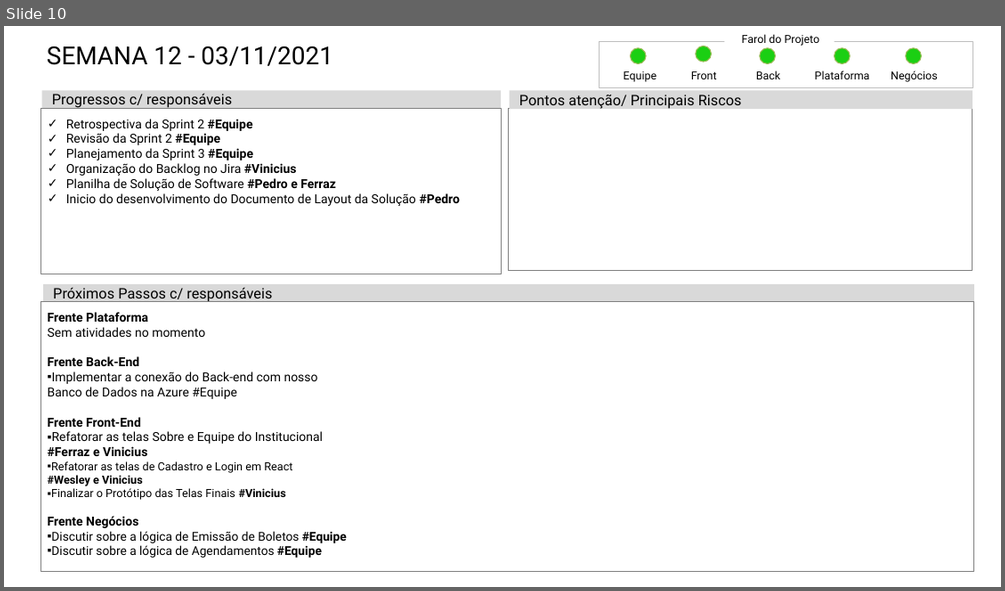
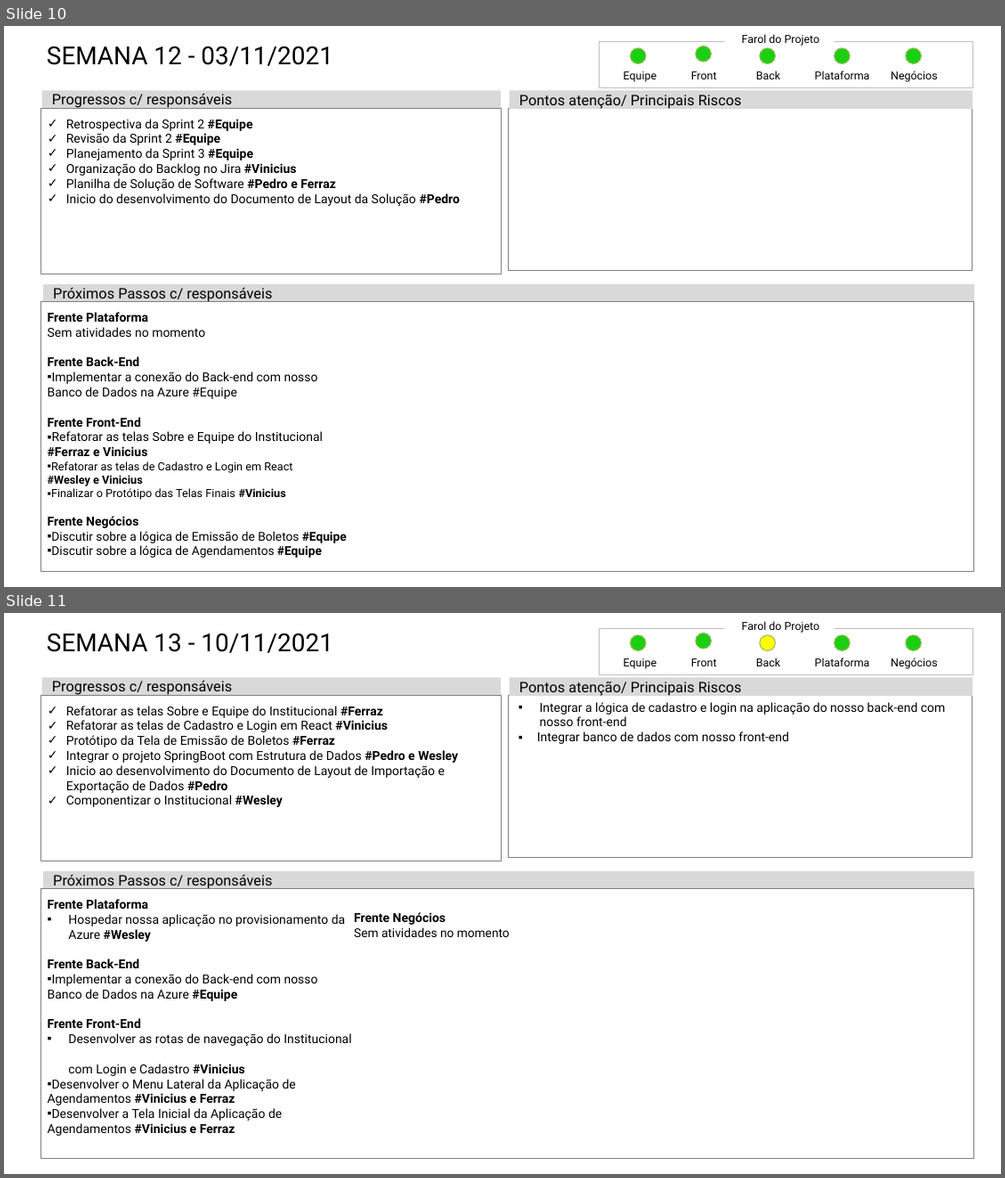
Before and after one commit to Biellferraz/Resenha, a slide deck: documentacao/status-report/Status_Report_-_Grupo_09.pptx. Shown one above the other, each under a label of ours: slide 10 before the commit, slides 10 and 11 after it. The pictures are 1005x591 and 1005x1178 pixels, drawn with LibreOffice and Linux fonts; fonts in the diff are those of the drawing. Boxes give left, top, right and bottom in pixels: in the first picture for what was removed or moved away, otherwise in the second. Text is boxed around its words. In the diff, an @@ line names an element or a change of style, - is before the commit and + after.

Commit message:
[documentação] adiciona o status report da semana 03/11 à 10/11

```diff
--- a/documentacao/status-report/Status_Report_-_Grupo_09.pptx
+++ b/documentacao/status-report/Status_Report_-_Grupo_09.pptx
@@ slide 11 added at (x1=4, y1=613, x2=1001, y2=1174), background #FFFFFF @@
@@ title added at (x1=47, y1=633, x2=333, y2=653), 26.5 pt, text #000000 @@
+SEMANA 13 - 10/11/2021
@@ rectangle added at (x1=599, y1=629, x2=972, y2=674), outline #BFBFBF 0.5 pt @@
@@ ellipse added at (x1=630, y1=635, x2=646, y2=651), fill #1BCF13, outline #9BBB59 1 pt @@
@@ ellipse added at (x1=696, y1=633, x2=712, y2=649), fill #1BCF13, outline #9BBB59 1 pt @@
@@ text added at (x1=742, y1=621, x2=820, y2=633), 11.8 pt, text #000000 @@
+Farol do Projeto
@@ ellipse added at (x1=760, y1=635, x2=775, y2=651), fill #FFFF00, outline #9BBB59 1 pt @@
@@ ellipse added at (x1=834, y1=635, x2=850, y2=651), fill #1BCF13, outline #9BBB59 1 pt @@
@@ ellipse added at (x1=906, y1=635, x2=921, y2=651), fill #1BCF13, outline #9BBB59 1 pt @@
@@ text added at (x1=623, y1=658, x2=656, y2=669), 11.8 pt, text #000000 @@
+Equipe
@@ text added at (x1=691, y1=658, x2=717, y2=666), 11.8 pt, text #000000 @@
+Front
@@ text added at (x1=756, y1=657, x2=780, y2=666), 11.8 pt, text #000000 @@
+Back
@@ text added at (x1=815, y1=657, x2=870, y2=666), 11.8 pt, text #000000 @@
+Plataforma
@@ text added at (x1=890, y1=657, x2=938, y2=669), 11.8 pt, text #000000 @@
+Negócios
@@ rectangle added at (x1=42, y1=677, x2=501, y2=695), fill #D9D9D9, 15.4 pt, text #000000 @@
+Progressos c/ responsáveis
@@ rectangle added at (x1=510, y1=677, x2=972, y2=696), fill #D9D9D9, 15.4 pt, text #000000 @@
+Pontos atenção/ Principais Riscos
@@ rectangle added at (x1=40, y1=695, x2=501, y2=861), outline #808080 1 pt, 13.2 pt, text #000000 @@
+✓ Refatorar as telas Sobre e Equipe do Institucional #Ferraz
+✓ Refatorar as telas de Cadastro e Login em React #Vinicius
+✓ Protótipo da Tela de Emissão de Boletos #Ferraz
+✓ Integrar o projeto SpringBoot com Estrutura de Dados #Pedro e Wesley
+✓ Inicio ao desenvolvimento do Documento de Layout de Importação e Exportação de Dados #Pedro
+✓ Componentizar o Institucional #Wesley
@@ rectangle added at (x1=509, y1=695, x2=972, y2=858), outline #808080 1 pt @@
@@ text added at (x1=537, y1=702, x2=946, y2=744), 13.2 pt, text #000000 @@
+▪ Integrar a lógica de cadastro e login na aplicação do nosso back-end com nosso front-end
+▪ Integrar banco de dados com nosso front-end
@@ rectangle added at (x1=43, y1=871, x2=974, y2=889), fill #D9D9D9, 15.4 pt, text #000000 @@
+Próximos Passos c/ responsáveis
@@ rectangle added at (x1=40, y1=889, x2=974, y2=1159), outline #808080 1 pt, 13.2 pt, text #000000 @@
+  Frente Plataforma
+  ▪ Hospedar nossa aplicação no provisionamento da
+    Azure #Wesley
+  Frente Back-End
+  ▪ Implementar a conexão do Back-end com nosso Banco de Dados na Azure #Equipe
+  Frente Front-End
+  ▪ Desenvolver as rotas de navegação do Institucional
+    com Login e Cadastro #Vinicius
+  ▪ Desenvolver o Menu Lateral da Aplicação de Agendamentos #Vinicius e Ferraz
+  ▪ Desenvolver a Tela Inicial da Aplicação de Agendamentos #Vinicius e Ferraz
+  Frente Negócios
+  Sem atividades no momento
```
